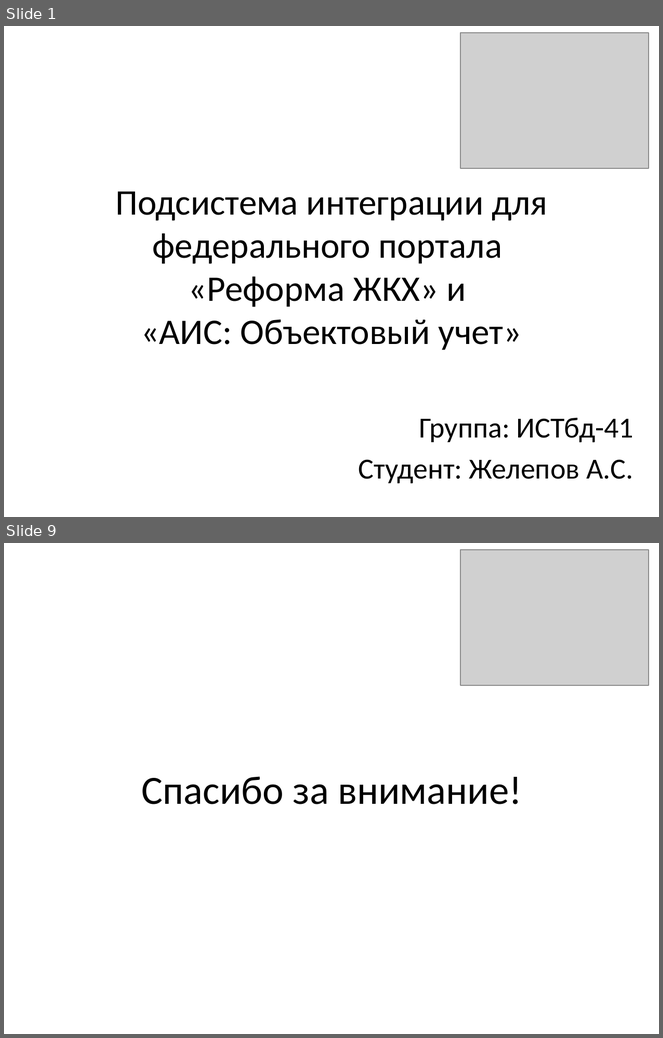
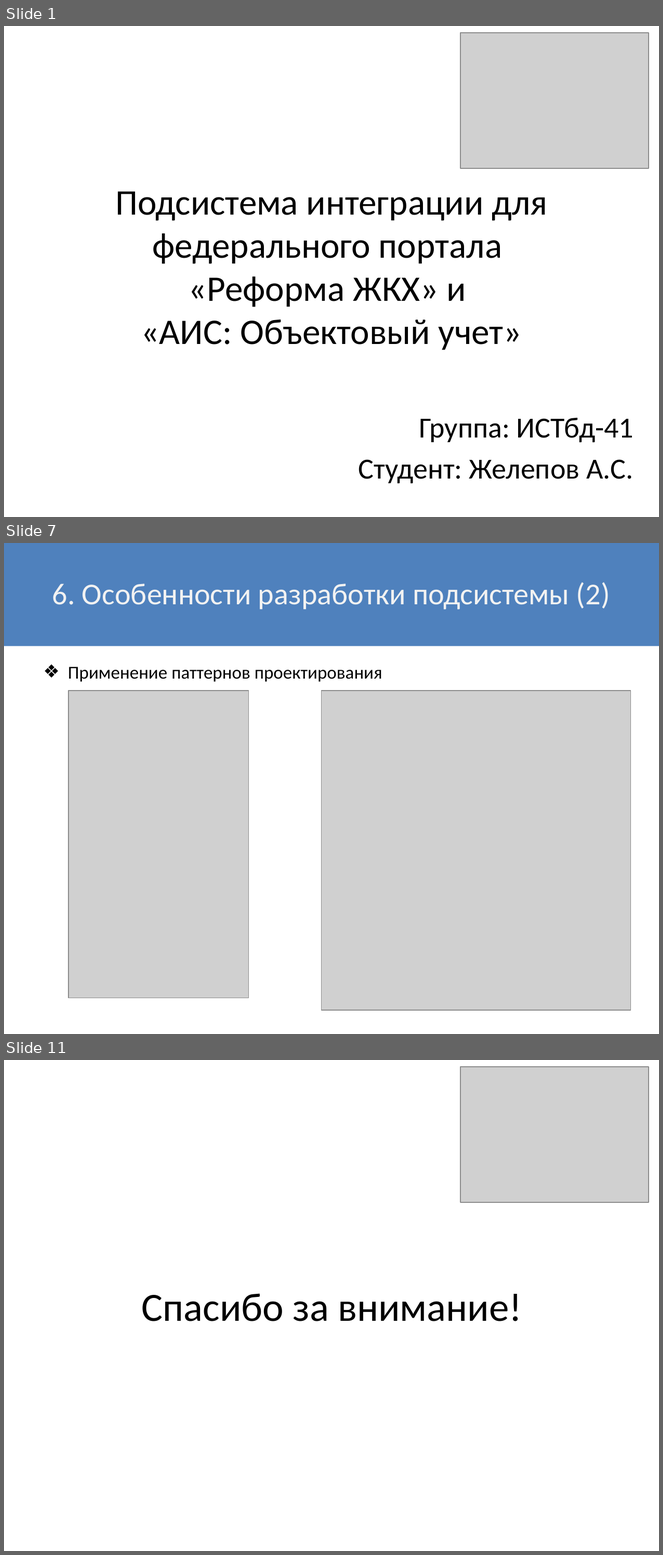
Before and after one commit to Alexeyyy/Diploma_doc, a slide deck: Презентация/Презентация_Желепов.pptx. Shown one above the other, each under a label of ours: slides 1 and 9 before the commit, slides 1, 7 and 11 after it; the slides between them are not shown. The pictures are 663x1038 and 663x1555 pixels, drawn with LibreOffice and Linux fonts; fonts in the diff are those of the drawing; grey boxes stand for pictures. Boxes give left, top, right and bottom in pixels: in the first picture for what was removed or moved away, otherwise in the second. Text is boxed around its words. In the diff, an @@ line names an element or a change of style, - is before the commit and + after.

```diff
--- a/Презентация/Презентация_Желепов.pptx
+++ b/Презентация/Презентация_Желепов.pptx
@@ slide 7 added at [4,543,659,1034], background #FFFFFF @@
@@ rectangle added at [4,543,659,646], fill #4F81BD @@
@@ text added at [52,582,610,610], 33.3 pt, text #F2F2F2 @@
+6. Особенности разработки подсистемы (2)
@@ text added at [68,667,383,682], 20 pt, text #000000 @@
+❖ Применение паттернов проектирования
@@ picture added at [68,691,248,997] @@
@@ picture added at [321,691,631,1010] @@
@@ what was slide 9 is now slide 11 @@
```
Also in this commit, not shown: 7 slides changed, 1 other slide added, 6 other files.
